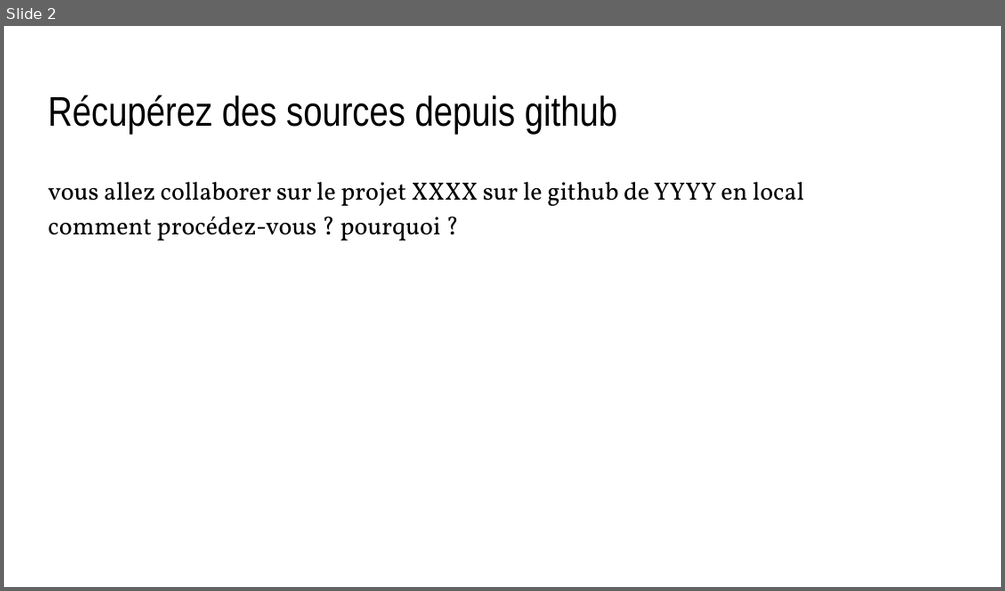
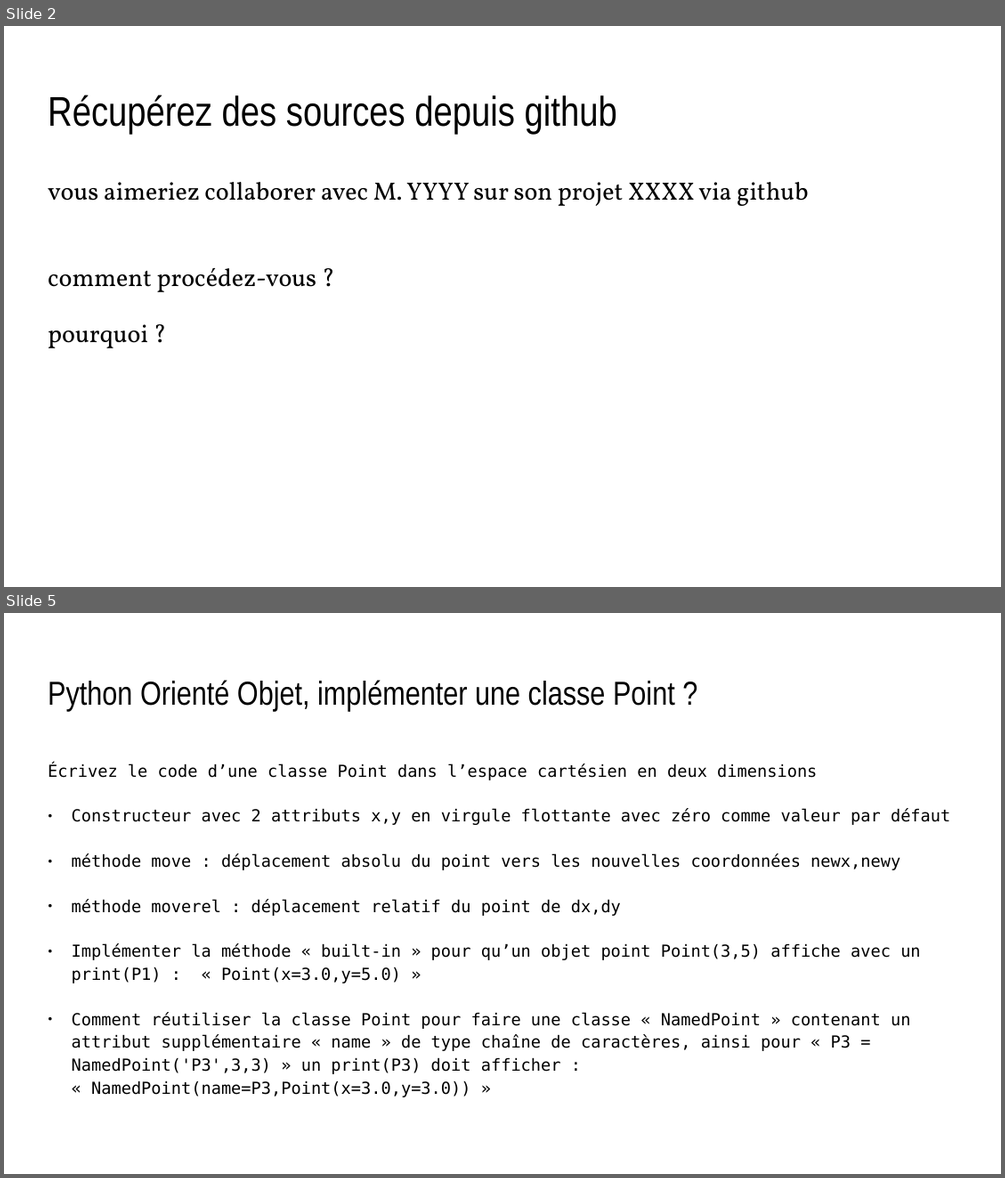
Before and after one commit to lao-tseu-is-alive/mynotebooks, a slide deck: Mise en situation.pptx. Shown one above the other, each under a label of ours: slide 2 before the commit, slides 2 and 5 after it; the slides between them are not shown. The pictures are 1005x591 and 1005x1178 pixels, drawn with LibreOffice and Linux fonts; fonts in the diff are those of the drawing. Boxes give left, top, right and bottom in pixels: in the first picture for what was removed or moved away, otherwise in the second. Text is boxed around its words. In the diff, an @@ line names an element or a change of style, - is before the commit and + after.

```diff
--- a/Mise en situation.pptx
+++ b/Mise en situation.pptx
@@ slide 5 added at [4,613,1001,1174], background #FFFFFF @@
@@ text added at [48,680,675,711], 24 pt, text #000000 @@
+Python Orienté Objet, implémenter une classe Point ?
@@ text added at [48,763,950,1097], 12 pt, text #000000 @@
+Écrivez le code d’une classe Point dans l’espace cartésien en deux dimensions
+● Constructeur avec 2 attributs x,y en virgule flottante avec zéro comme valeur par défaut
+● méthode move : déplacement absolu du point vers les nouvelles coordonnées newx,newy
+● méthode moverel : déplacement relatif du point de dx,dy
+● Implémenter la méthode « built-in » pour qu’un objet point Point(3,5) affiche avec un print(P1) : « Point(x=3.0,y=5.0) »
+● Comment réutiliser la classe Point pour faire une classe « NamedPoint » contenant un attribut supplémentaire « name » de type chaîne de caractères, ainsi pour « P3 = NamedPoint('P3',3,3) » un print(P3) doit afficher : « NamedPoint(name=P3,Point(x=3.0,y=3.0)) »
@@ slide 2 changed as well @@
@@ text at [48,182,808,348]: text changed @@
-vous allez collaborer sur le projet XXXX sur le github de YYYY en local
-comment procédez-vous ? pourquoi ?
+vous aimeriez collaborer avec M. YYYY sur son projet XXXX via github
+comment procédez-vous ?
+pourquoi ?
```
Also in this commit, not shown: 10 other slides changed, 4 other slides added, 1 slide removed, 3 other files.
